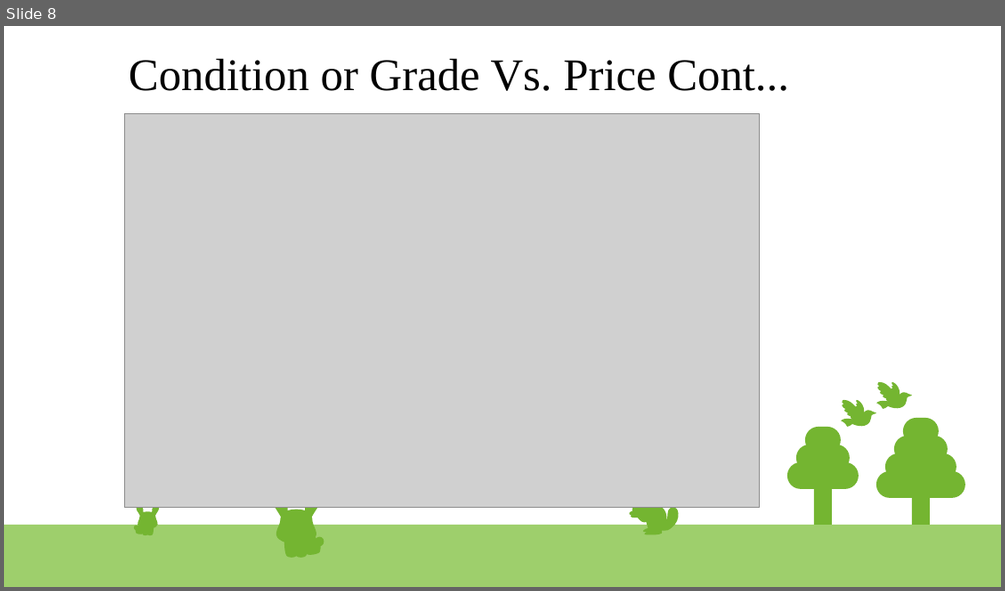
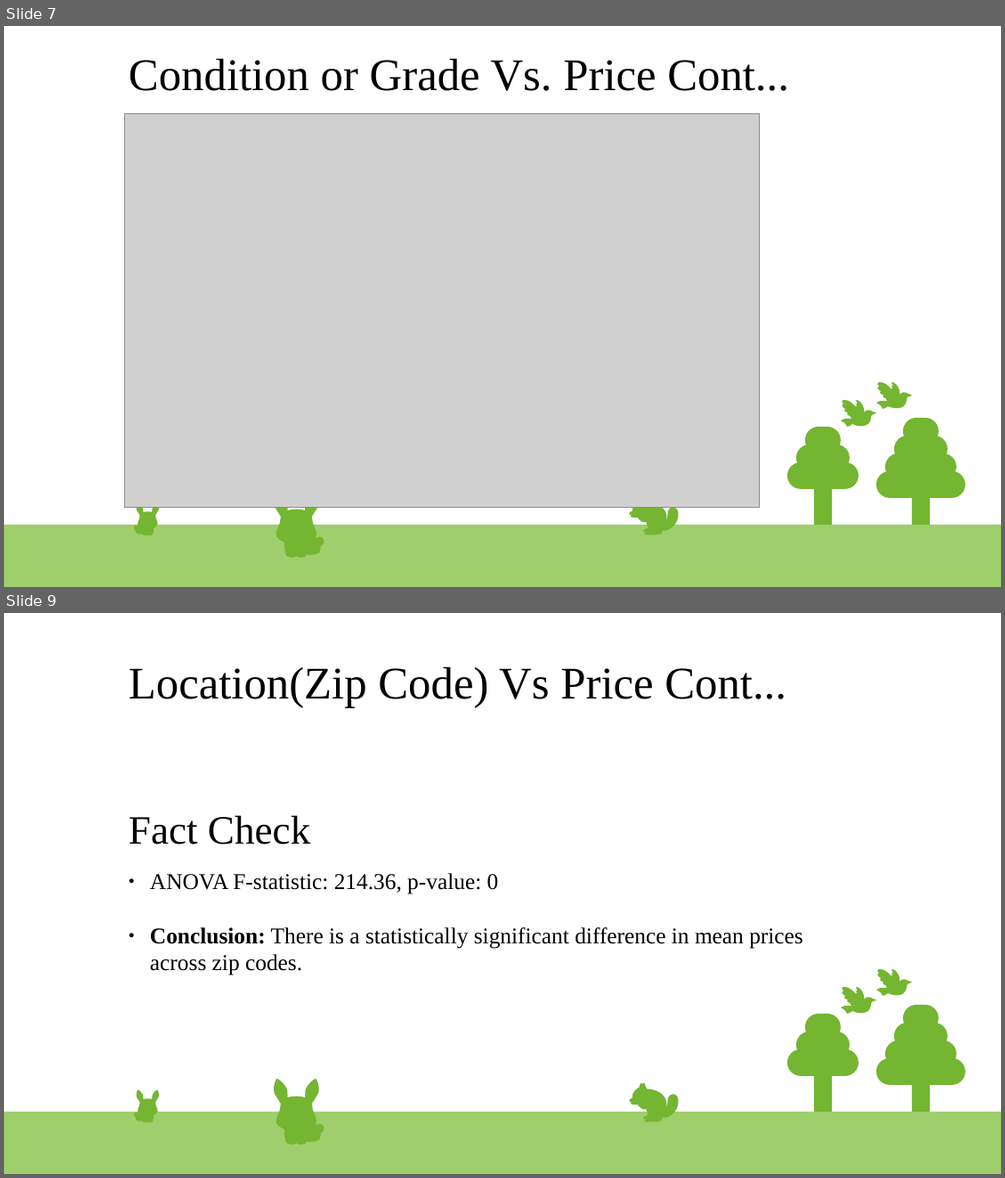
Before and after one commit to mahegupt/eda-project, a slide deck: EDA.odp. Shown one above the other, each under a label of ours: slide 8 before the commit, slides 7 and 9 after it; the slides between them are not shown. The pictures are 1005x591 and 1005x1178 pixels, drawn with LibreOffice and Linux fonts; fonts in the diff are those of the drawing; grey boxes stand for pictures. Boxes give left, top, right and bottom in pixels: in the first picture for what was removed or moved away, otherwise in the second. Text is boxed around its words. In the diff, an @@ line names an element or a change of style, - is before the commit and + after.

```diff
--- a/EDA.odp
+++ b/EDA.odp
@@ slide 9 added at (x1=4, y1=613, x2=1001, y2=1174), background #FFFFFF; not listed: 85 template elements that a slide beside it also shows @@
@@ title added at (x1=129, y1=666, x2=786, y2=707), 36 pt, text #000000 @@
+Location(Zip Code) Vs Price Cont...
@@ subtitle added at (x1=129, y1=815, x2=803, y2=975), 18 pt, text #000000 @@
+Fact Check
+● ANOVA F-statistic: 214.36, p-value: 0
+● Conclusion: There is a statistically significant difference in mean prices across zip codes.
@@ freeform shape added at (x1=639, y1=1082, x2=644, y2=1087), fill #74B531 @@
@@ freeform shape added at (x1=642, y1=1086, x2=646, y2=1093), fill #74B531 @@
@@ what was slide 8 is now slide 7 @@
```
Also in this commit, not shown: 1 slide changed, 6 other slides added, 2 slides removed, 2 other files.
